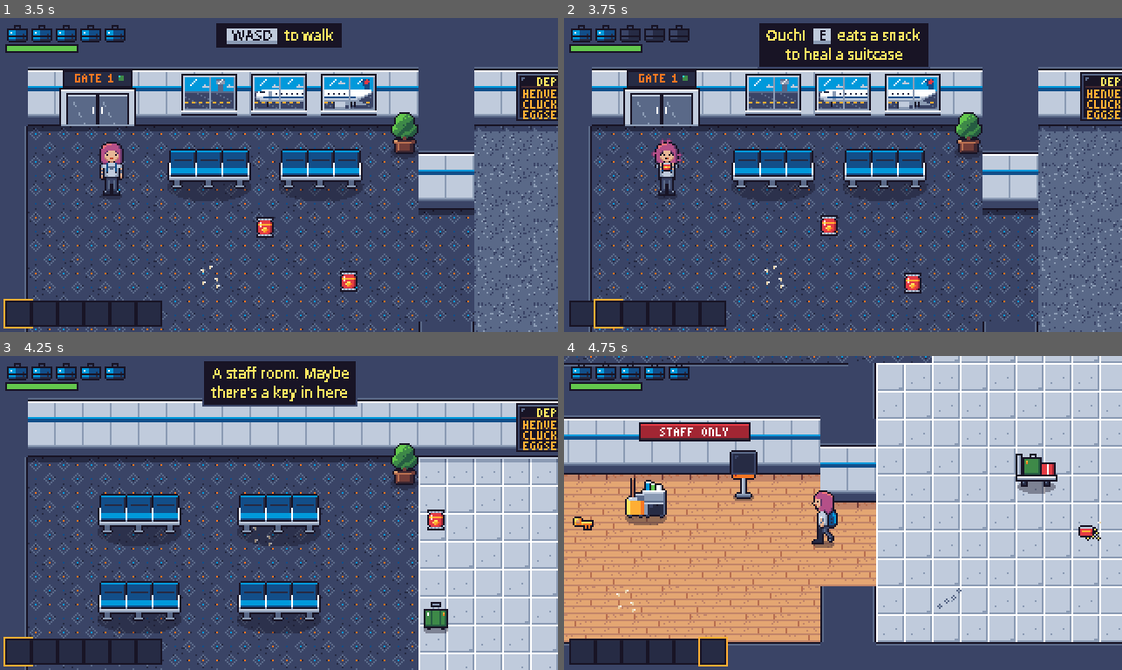
Above: before the commit, frames 1-4 (two rows, left to right).
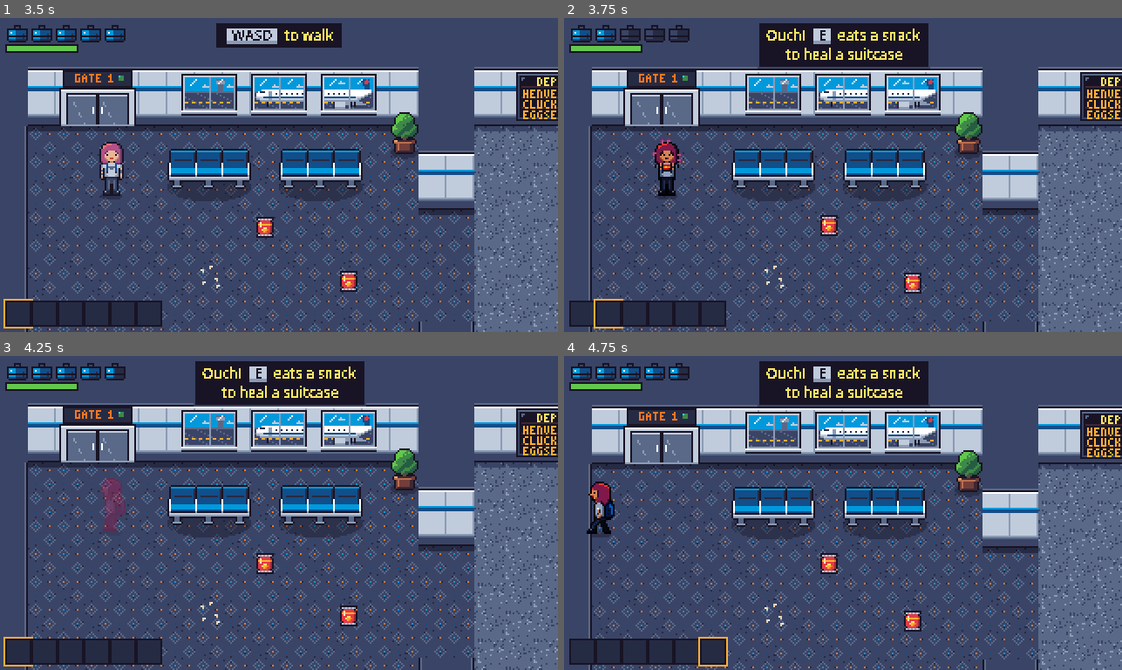
Above: after the commit, the same moments.

Repository: mvdmakesthings/PlanePoultryPanic
Game: Godot game, scene res://tests/level_01_smoke.tscn
Same seed, same stepped clock (60 frames per second), same inputs: the game is played once before the commit and once after it. This scene is started directly instead of the project's main scene.
Inputs (mouse positions are in pixels of both pictures, inside the frame that each line leads up to):
- Up to frame 1 (3.5 s): tap Enter (ui_accept) at 0.5, 0.77, 1.07, 1.52, 1.82, 3.02, 3.32 s; move the mouse to (401, 159) at 0.52 s; hold D (move_right) 0.53-1.28 s; hold Shift (run) 0.53-1.28 s; click (401, 159) at 0.67 s; move the mouse to (167, 190) at 1.27 s; hold S (move_down) 1.28-2.03 s; tap G (drop_item) at 1.35 s; tap Shift (run) at 1.55, 2.3, 3.05 s; move the mouse to (334, 105) at 2.02 s; hold D (move_right) 2.03-2.78 s; hold E (eat_snack) 2.03-2.78 s; move the mouse to (251, 237) at 2.77 s; hold W (move_up) from 2.78 s (still down); tap F (interact) at 2.85 s; click (251, 237) at 2.92 s
- Up to frame 2 (3.75 s): move the mouse to (1010, 222) at 3.52 s; release W (move_up) at 3.53 s; hold A (move_left) from 3.53 s (still down); hold R (next_item) from 3.53 s (still down)
- Up to frame 3 (4.25 s): keep holding A (move_left); keep holding R (next_item); tap Enter (ui_accept) at 3.77, 4.07 s; tap Shift (run) at 3.8 s
- Up to frame 4 (4.75 s): keep holding A (move_left); move the mouse to (675, 465) at 4.27 s; release R (next_item) at 4.28 s; tap Q (prev_item) at 4.35 s; tap Enter (ui_accept) at 4.52 s; tap Shift (run) at 4.55 s

Frame 1 is identical in both runs. In frame 2, 0.6% of the frame differs, in the area x 16-21%, y 39-57%; in frame 3, 52%; in frame 4, 82%, in the area x 0-100%, y 0-100%.

Commit message:
Shake, flash and squash on hits, stomps, topples and slams
Amanda flashes danger red, squashes and shakes the screen when hit,
harder for heavier hits. Chickens flash and squash when frozen, stretch
when flung, squash on landing a hop and after pecking, and their defeat
holds a brief hit-stop. Totems squash as they stack and stomp, flash
white when hit, and land a topple with a shake and hit-stop; the boss
gets the biggest of both. Cart slams and the security shutter landing
give a small shake. The Level 1 test checks a hit's shake, hit-stop,
flash and squash, and that everything settles back.

Diff:
--- a/game/scripts/characters/chicken.gd
+++ b/game/scripts/characters/chicken.gd
@@ -270,6 +270,8 @@
 	_timer = seconds
 	velocity = Vector2.ZERO
 	_slide_velocity = Vector2.ZERO
+	Juice.flash(_sprite, Juice.WHITE, 0.25)
+	Juice.squash(_sprite, Vector2(1.3, 0.75))
 
 
 ## Frozen chickens can be shoved like a cart.
@@ -290,6 +292,7 @@
 	state = State.FLUNG
 	_slide_velocity = launch
 	_target_snack = null
+	Juice.squash(_sprite, Vector2(0.7, 1.3), 0.3)
 	AudioManager.play("whoosh", global_position)
 
 
@@ -304,6 +307,8 @@
 	poof.position = position
 	get_parent().add_child(poof)
 	AudioManager.play("poof", global_position)
+	Juice.hitstop(0.05)
+	Juice.shake(2.0)
 	defeated.emit()
 	queue_free()
 
@@ -628,6 +633,7 @@
 	_hop_ready_in = hop_cooldown
 	collision_mask = WORLD_LAYER | CHICKEN_LAYER
 	_sprite.position.y = 0.0
+	Juice.squash(_sprite, Vector2(1.3, 0.7), 0.15)
 
 
 func _overlaps_world() -> bool:
@@ -721,6 +727,7 @@
 	for body in _hitbox.get_overlapping_bodies():
 		if body is Player and (body as Player).take_damage(Player.PECK, global_position):
 			AudioManager.play("peck", global_position)
+			Juice.squash(_sprite, Vector2(0.8, 1.2), 0.15)
 			# Bounce back off the player and stay dazed for a moment.
 			state = State.RECOIL
 			_timer = daze_time
@@ -758,7 +765,7 @@
 	if state == State.WINDUP:
 		# Squash during the wind-up so the shot can be dodged.
 		_sprite.scale = Vector2(1.15, 0.85) if int(_timer * 12.0) % 2 == 0 else Vector2.ONE
-	else:
+	elif not Juice.is_squashing(_sprite):
 		_sprite.scale = Vector2.ONE
 	if _is_hopping():
 		var t := clampf(_hop_elapsed / hop_duration, 0.0, 1.0)
--- a/game/scripts/characters/player.gd
+++ b/game/scripts/characters/player.gd
@@ -208,6 +208,11 @@
 	health = maxi(health - amount, 0)
 	health_changed.emit(health, max_health)
 	AudioManager.play("hurt")
+	# A heavier hit shakes harder and holds the moment longer.
+	Juice.shake(1.5 + amount * 0.75)
+	Juice.hitstop(0.04 + 0.01 * amount)
+	Juice.flash(_sprite, Juice.DANGER, 0.2)
+	Juice.squash(_sprite, Vector2(1.25, 0.8))
 	_knockback = (global_position - from_position).normalized() * knockback_strength
 	put_down_suitcase()
 	if health == 0:
--- a/game/scripts/characters/totem.gd
+++ b/game/scripts/characters/totem.gd
@@ -100,6 +100,8 @@
 ## After a hit, a moment when it can't be hit again.
 var _reeling := 0.0
 var _crown: Sprite2D
+## Squash and stretch for the whole stack (see Juice.squash).
+var stack_squash := Vector2.ONE
 
 @onready var _agent: NavigationAgent2D = $NavigationAgent2D
 @onready var _hitbox: Area2D = $Hitbox
@@ -109,6 +111,9 @@
 	add_to_group("totems")
 	_player = get_tree().get_first_node_in_group("player") as Player
 	_build_layers()
+	# The stack drops into place.
+	Juice.squash(self, Vector2(1.3, 0.6), 0.35, "stack_squash")
+	Juice.shake(2.0)
 
 
 func _build_layers() -> void:
@@ -186,6 +191,8 @@
 	state = State.TOPPLING
 	_timer = topple_time
 	_topple_dir = direction.normalized() if direction != Vector2.ZERO else Vector2.RIGHT
+	_flash_layers()
+	Juice.shake(3.0)
 
 
 ## A hit that doesn't finish a boss: the bottom chickens are knocked out
@@ -208,6 +215,9 @@
 	state = State.STALK
 	_shockwave = 0.3
 	AudioManager.play("boss_hit", global_position)
+	_flash_layers()
+	Juice.hitstop(0.12)
+	Juice.shake(6.0)
 	var poof := POOF_SCENE.instantiate() as Node2D
 	poof.position = position + dir * 10.0
 	get_parent().add_child(poof)
@@ -301,6 +311,8 @@
 	state = State.STALK
 	_stomp_ready_in = stomp_cooldown
 	_shockwave = 0.3
+	Juice.squash(self, Vector2(1.3, 0.7), 0.25, "stack_squash")
+	Juice.shake(4.0)
 	if _player and global_position.distance_to(_player.global_position) <= stomp_radius:
 		_player.take_damage(Player.SUITCASE, global_position)
 
@@ -349,6 +361,9 @@
 			var chicken := node as Chicken
 			if chicken.global_position.distance_to(spot) <= crush_radius:
 				chicken.defeat()
+	# The boss coming down is the biggest moment in the game.
+	Juice.hitstop(0.25 if crowned else 0.1)
+	Juice.shake(8.0 if crowned else 5.0)
 	_break_apart(true)
 
 
@@ -400,8 +415,9 @@
 			# A visible wobble, worse further up; the base looks strained.
 			var sway := sin(_time * 3.0 + i * 0.8) * (i * 0.6)
 			var shake := (randi() % 3 - 1) if state == State.STOMP_WINDUP else 0
-			layer.position = Vector2(roundf(sway) + shake, -i * LAYER_HEIGHT - _altitude())
-			layer.scale = Vector2(1.1, 0.9) if i == 0 and members > 1 else Vector2.ONE
+			var height := roundf(i * LAYER_HEIGHT * stack_squash.y)
+			layer.position = Vector2(roundf(sway) + shake, -height - _altitude())
+			layer.scale = (Vector2(1.1, 0.9) if i == 0 and members > 1 else Vector2.ONE) * stack_squash
 		layer.flip_h = _player != null and _player.global_position.x < global_position.x
 		# Flicker while reeling from a hit.
 		layer.visible = _reeling <= 0.0 or int(_reeling * 12.0) % 2 == 0
@@ -410,6 +426,14 @@
 		_crown.position = top + Vector2(0, -12)
 		_crown.frame = int(_time * 3.0) % 2
 		_crown.visible = state != State.TOPPLING
+
+
+## Every chicken in the stack flashes white as a hit lands.
+func _flash_layers() -> void:
+	for layer in _layers:
+		Juice.flash(layer, Juice.WHITE, 0.2)
+	if _crown:
+		Juice.flash(_crown, Juice.WHITE, 0.2)
 
 
 func _draw() -> void:
--- a/game/scripts/objects/luggage_cart.gd
+++ b/game/scripts/objects/luggage_cart.gd
@@ -44,8 +44,13 @@
 	if velocity == Vector2.ZERO:
 		return
 	velocity = velocity.move_toward(Vector2.ZERO, friction * delta)
+	var speed := velocity.length()
 	var hit_wall := move_and_slide() and get_slide_collision_count() > 0
 	if hit_wall:
+		# A hard slam into something solid jolts the screen.
+		if speed >= lethal_speed:
+			Juice.shake(2.0)
+			Juice.squash(_sprite, Vector2(0.85, 1.15), 0.15)
 		velocity = Vector2.ZERO
 	# Spin the wheels while rolling.
 	_sprite.frame = int(Time.get_ticks_msec() / 80) % 2 if velocity != Vector2.ZERO else 0
--- a/game/scripts/objects/security_shutter.gd
+++ b/game/scripts/objects/security_shutter.gd
@@ -86,6 +86,7 @@
 
 
 func _slam() -> void:
+	Juice.shake(2.5)
 	var crush := crush_rect()
 	for node in get_tree().get_nodes_in_group("chickens"):
 		var chicken := node as Chicken
--- a/game/tests/level_01_smoke.gd
+++ b/game/tests/level_01_smoke.gd
@@ -19,6 +19,7 @@
 	GameManager.dry_run = true
 	await _layout_tests()
 	await _hair_test()
+	await _juice_test()
 	await _critical_path_test()
 	await _chicken_path_test()
 	await _chicken_animation_test()
@@ -288,6 +289,33 @@
 	level.queue_free()
 
 
+## A hit shakes the camera by whole pixels, holds the moment, flashes and
+## squashes her, and everything settles back afterward.
+func _juice_test() -> void:
+	var level := await _fresh_level()
+	var player: Player = level.get_node("Entities/Player")
+	_kill_chickens()
+	await get_tree().physics_frame
+	player._invincible_timer = 0.0
+	player.take_damage(Player.PECK, player.global_position + Vector2.LEFT)
+	_check(Engine.time_scale < 1.0, "a hit briefly slows time (hit-stop)")
+	_check(player._sprite.scale != Vector2.ONE, "a hit squashes her")
+	var material := player._sprite.material as ShaderMaterial
+	_check(material != null and material.get_shader_parameter("flash") > 0.5, "a hit flashes her")
+	var offsets: Array[Vector2] = []
+	for i in 6:
+		await get_tree().process_frame
+		offsets.append(Juice.shake_offset())
+	_check(offsets.any(func(o: Vector2) -> bool: return o != Vector2.ZERO), "a hit shakes the screen")
+	_check(offsets.all(func(o: Vector2) -> bool: return o == o.round()), "the shake moves by whole pixels")
+	await _wait(0.6)
+	_check(Engine.time_scale == 1.0, "time runs normally again after the hit-stop")
+	_check(Juice.shake_offset() == Vector2.ZERO and level.get_node("Entities/Player/Camera2D").offset == Vector2.ZERO,
+		"the camera settles back after shaking")
+	_check(player._sprite.scale == Vector2.ONE, "she springs back from the squash")
+	level.queue_free()
+
+
 func _fresh_level() -> Node:
 	get_tree().paused = false
 	await get_tree().process_frame
